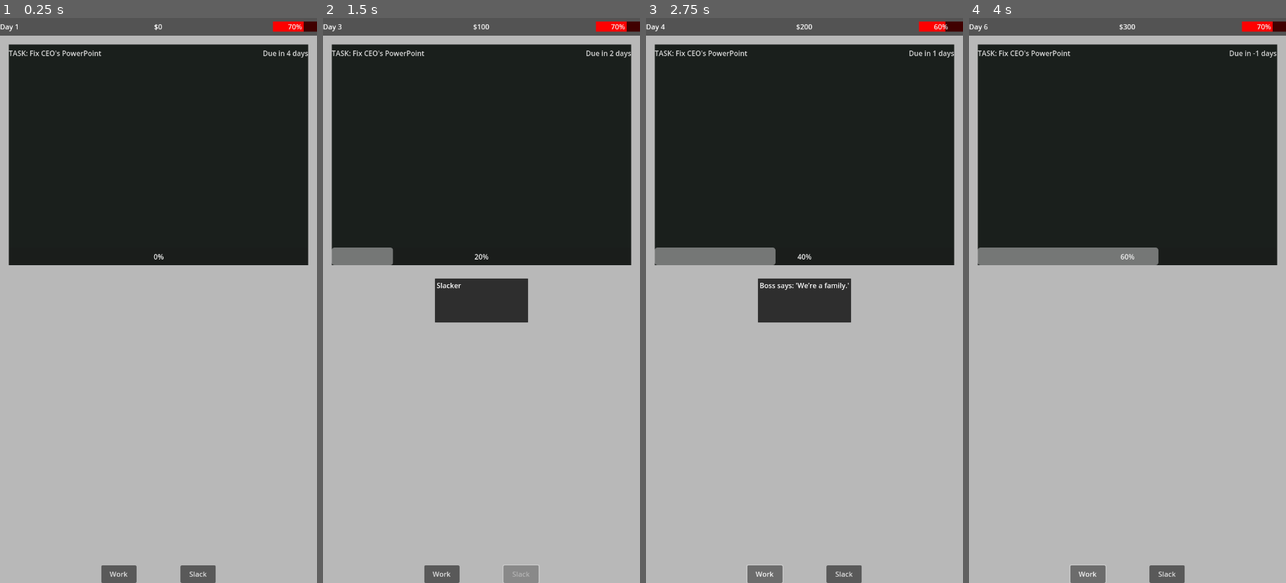
Above: before the commit, frames 1-4 (left to right).
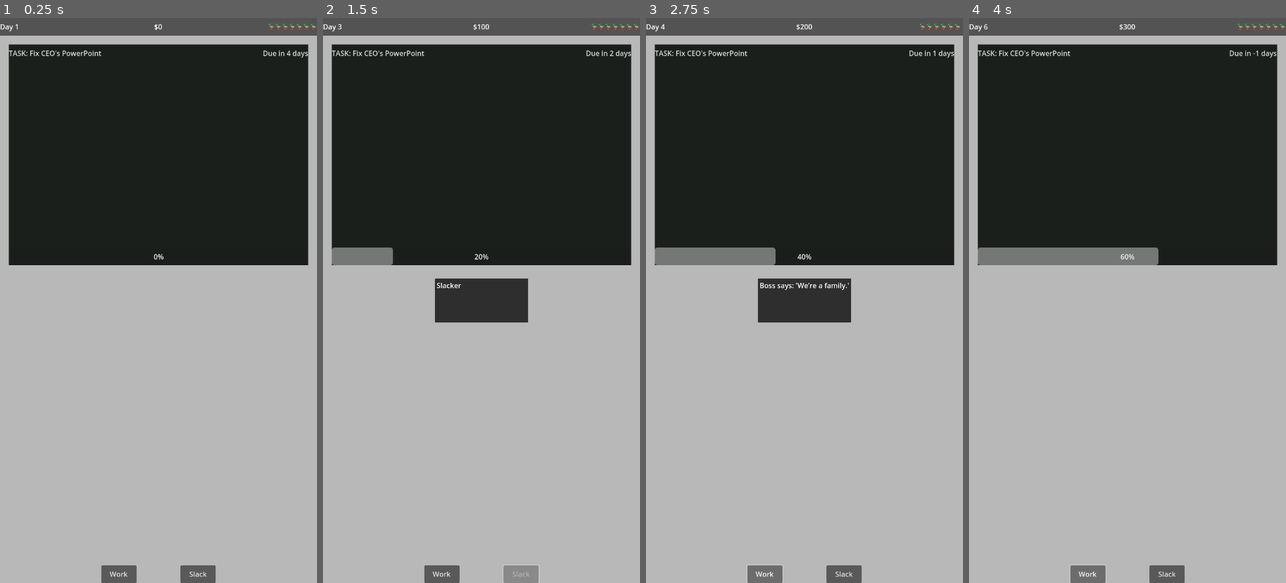
Above: after the commit, the same moments.

Repository: lmchoi/alt-f-this
Game: Godot game, scene res://scenes/game_ui.tscn
Two runs of this game, one before a commit and one after it. Both use one fixed random seed, a clock stepped at 60 frames per second and the inputs below.
Inputs:
- Up to frame 1 (0.25 s): no input
- Up to frame 2 (1.5 s): click "Work" at 0.5 s; click "Slack" at 1.25 s
- Up to frame 3 (2.75 s): click "Work" at 2 s
- Up to frame 4 (4 s): click "Slack" at 2.75 s; click "Work" at 3.5 s

The runs differ from the first frame. In frame 1, 0.3% of the frame differs, in the area x 84-100%, y 0-3%; in frame 2, 0.3%; in frame 3, 0.3%; in frame 4, 0.3%.

Commit message:
Change progress bar to a ducks bar

Diff:
--- a/scenes/game_ui.gd
+++ b/scenes/game_ui.gd
@@ -27,7 +27,7 @@
 	GameManager.slack_off()
 
 func _update_ducks_level(new_amount: int):
-	ducks_bar.value = new_amount
+	ducks_bar.current_ducks = new_amount
 
 func _on_event_occurred(event: Dictionary):
 	if event.text != "":
--- a/scenes/game_ui.tscn
+++ b/scenes/game_ui.tscn
@@ -1,18 +1,13 @@
-[gd_scene load_steps=8 format=3 uid="uid://bkcqc3g6mk6ky"]
+[gd_scene load_steps=7 format=3 uid="uid://bkcqc3g6mk6ky"]
 
 [ext_resource type="Script" uid="uid://ccibd5kcuisnk" path="res://scenes/game_ui.gd" id="1_yubou"]
 [ext_resource type="Script" uid="uid://o4uecgfegpr2" path="res://scripts/ui/action_button.gd" id="2_rns2u"]
 [ext_resource type="Script" uid="uid://di3ejf3ytuwkn" path="res://scripts/ui/money_label.gd" id="2_u001w"]
+[ext_resource type="Script" uid="uid://choqtpta1a588" path="res://scripts/ui/progress_ducks.gd" id="3_bt76a"]
 [ext_resource type="PackedScene" uid="uid://b5nqygpy3h33x" path="res://scenes/event_popup.tscn" id="4_u2dgd"]
 
 [sub_resource type="StyleBoxFlat" id="StyleBoxFlat_u2dgd"]
 bg_color = Color(0.324219, 0.324219, 0.324219, 1)
-
-[sub_resource type="StyleBoxFlat" id="StyleBoxFlat_rns2u"]
-bg_color = Color(0.25098, 0, 0, 1)
-
-[sub_resource type="StyleBoxFlat" id="StyleBoxFlat_u001w"]
-bg_color = Color(1, 0, 0, 1)
 
 [node name="GameUI" type="CanvasLayer"]
 script = ExtResource("1_yubou")
@@ -51,16 +46,12 @@
 script = ExtResource("2_u001w")
 metadata/_custom_type_script = "uid://di3ejf3ytuwkn"
 
-[node name="DucksBar" type="ProgressBar" parent="VBoxContainer/StatusBar"]
+[node name="DucksBar" type="Label" parent="VBoxContainer/StatusBar"]
 unique_name_in_owner = true
 custom_minimum_size = Vector2(100, 0)
 layout_mode = 2
 size_flags_horizontal = 8
-size_flags_vertical = 4
-theme_override_styles/background = SubResource("StyleBoxFlat_rns2u")
-theme_override_styles/fill = SubResource("StyleBoxFlat_u001w")
-max_value = 10.0
-value = 7.0
+script = ExtResource("3_bt76a")
 
 [node name="MarginContainer" type="MarginContainer" parent="VBoxContainer"]
 layout_mode = 2
--- /dev/null
+++ b/scripts/ui/progress_ducks.gd
@@ -0,0 +1,21 @@
+extends Label
+
+@export var current_ducks: int = 7 :
+	set(value):
+		current_ducks = value
+#		TODO game over if no ducks left
+		update_text()
+
+# TODO change to numbers if 10 or more ducks
+@export var duck_emoji: String = "🦆"
+
+func _ready():
+	update_text()
+
+func update_text():
+	var progress_text = ""
+
+	for i in current_ducks:
+		progress_text += duck_emoji
+
+	set_text(progress_text)
Not shown, added: scripts/ui/progress_ducks.gd.uid
